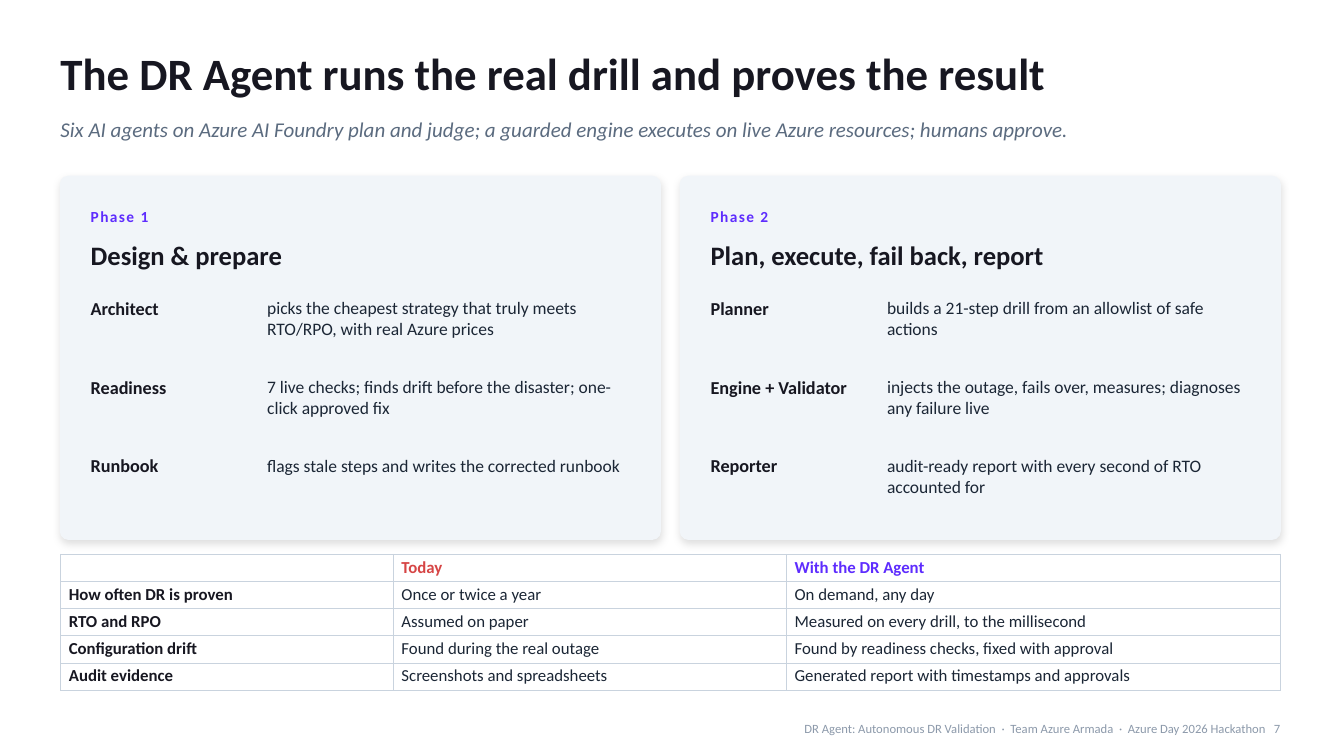
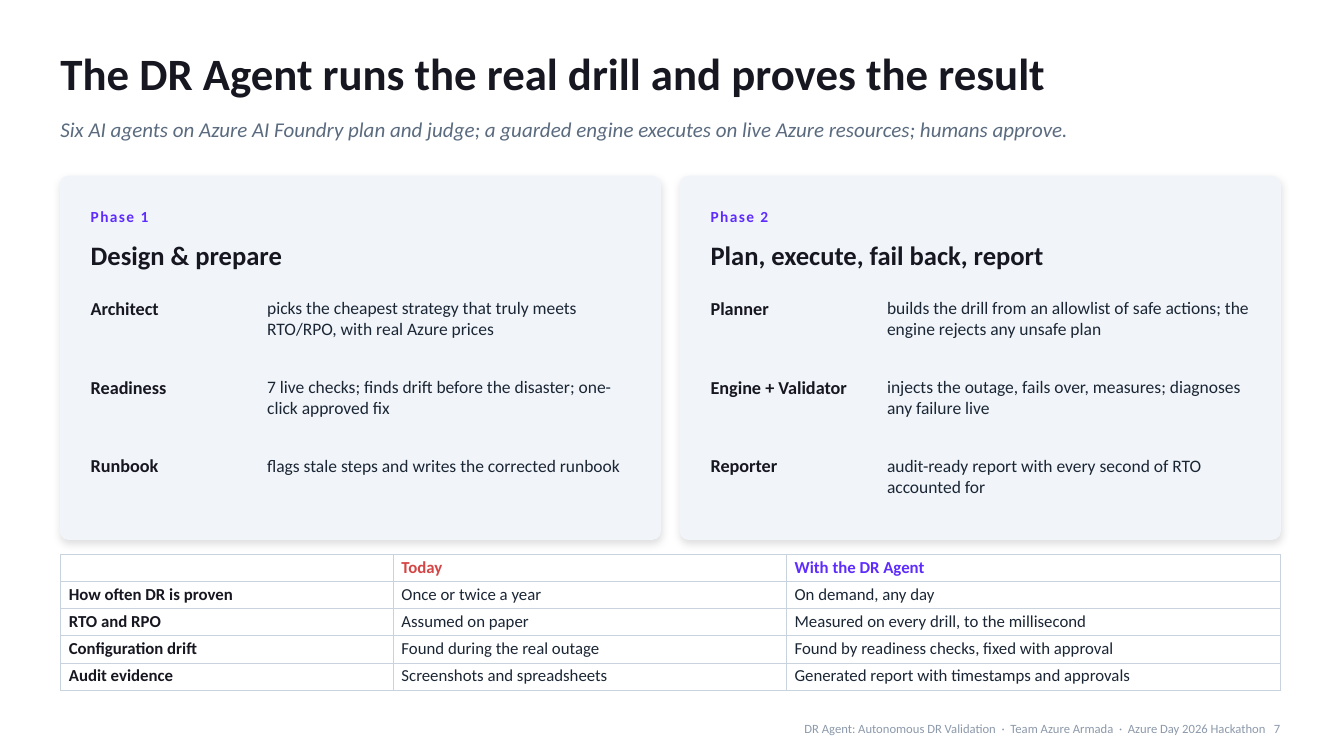
Before and after one commit to kishalr-virtusa/Azure-Armada, a slide deck: slide 7 of docs/deck/DR-Agent-Azure-Day-2026.pptx. Drawn at 1344x756 pixels with LibreOffice and Linux fonts; fonts in the diff are those of the drawing. Boxes give left, top, right and bottom in pixels: in the first picture for what was removed or moved away, otherwise in the second. Text is boxed around its words. In the diff, an @@ line names an element or a change of style, - is before the commit and + after.

```diff
--- a/docs/deck/DR-Agent-Azure-Day-2026.pptx
+++ b/docs/deck/DR-Agent-Azure-Day-2026.pptx
@@ text at [887,302,1249,338]: text changed @@
-builds a 21-step drill from an allowlist of safe actions
+builds the drill from an allowlist of safe actions; the engine rejects any unsafe plan
```
Also in this commit, not shown: 9 other slides changed, 5 other files.
